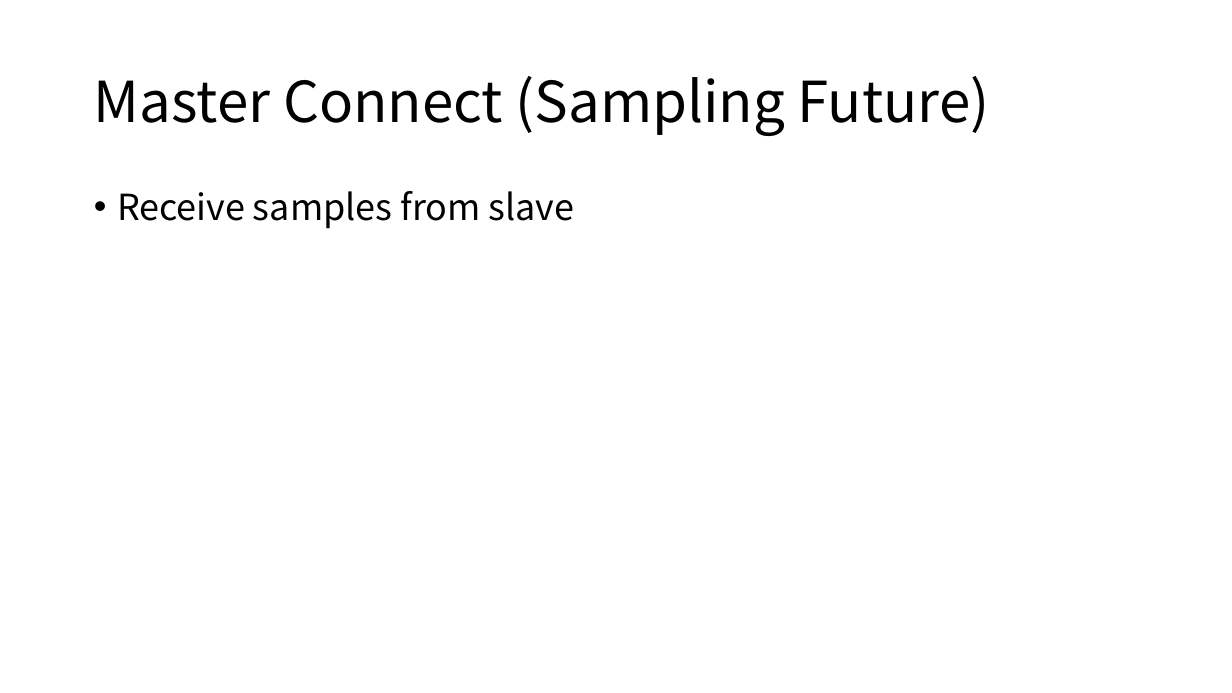
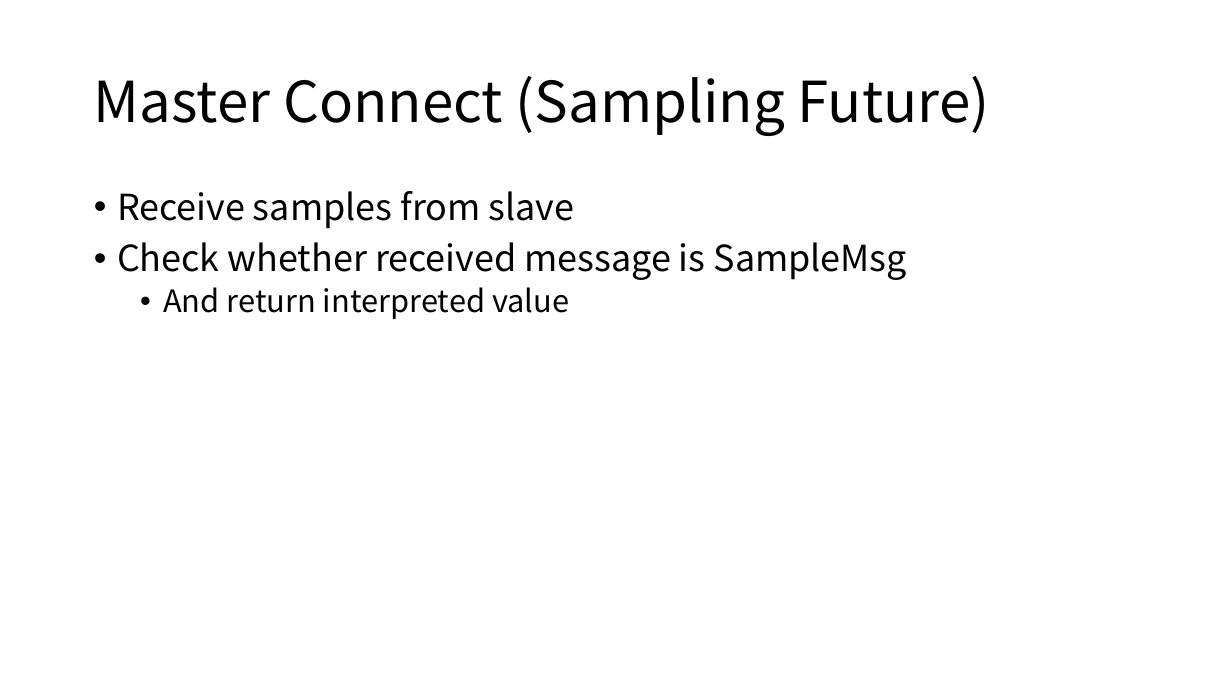
Before and after one commit to Eyebrowmoon/CS490, a slide deck: slide 13 of project.pptx. Drawn at 1232x693 pixels with LibreOffice and Linux fonts; fonts in the diff are those of the drawing. Boxes give left, top, right and bottom in pixels: in the first picture for what was removed or moved away, otherwise in the second. Text is boxed around its words. In the diff, an @@ line names an element or a change of style, - is before the commit and + after.

```diff
--- a/project.pptx
+++ b/project.pptx
@@ text at [117,242,907,319]: paragraphs added @@
+• Check whether received message is SampleMsg
+  • And return interpreted value
```
Also in this commit, not shown: 4 other slides changed.
